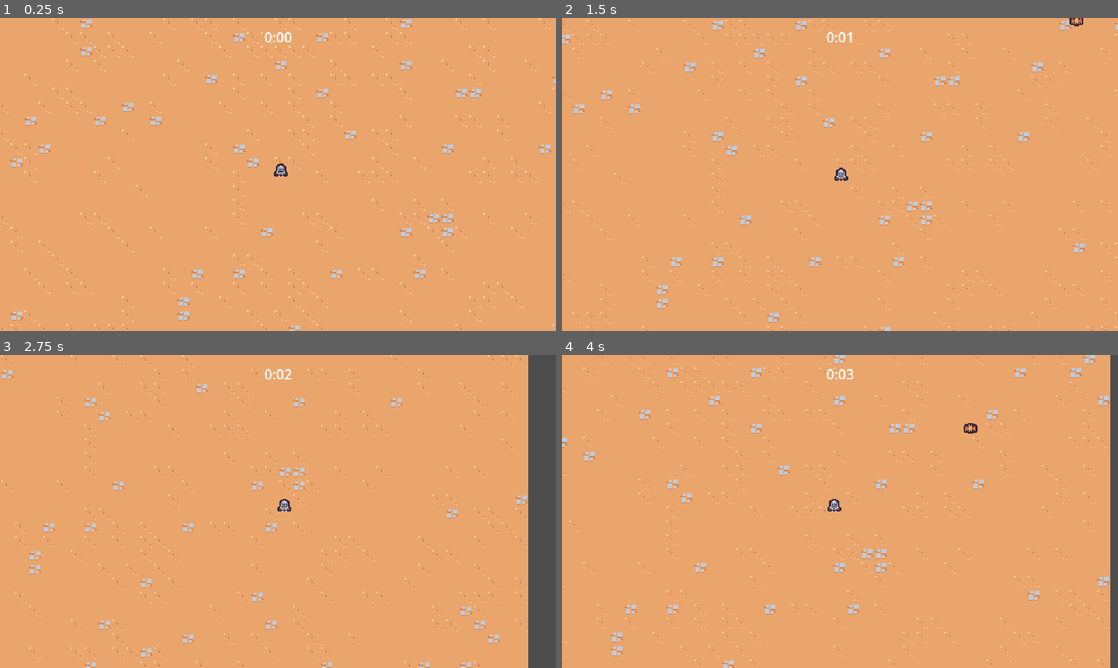
Above: before the commit, frames 1-4 (two rows, left to right).
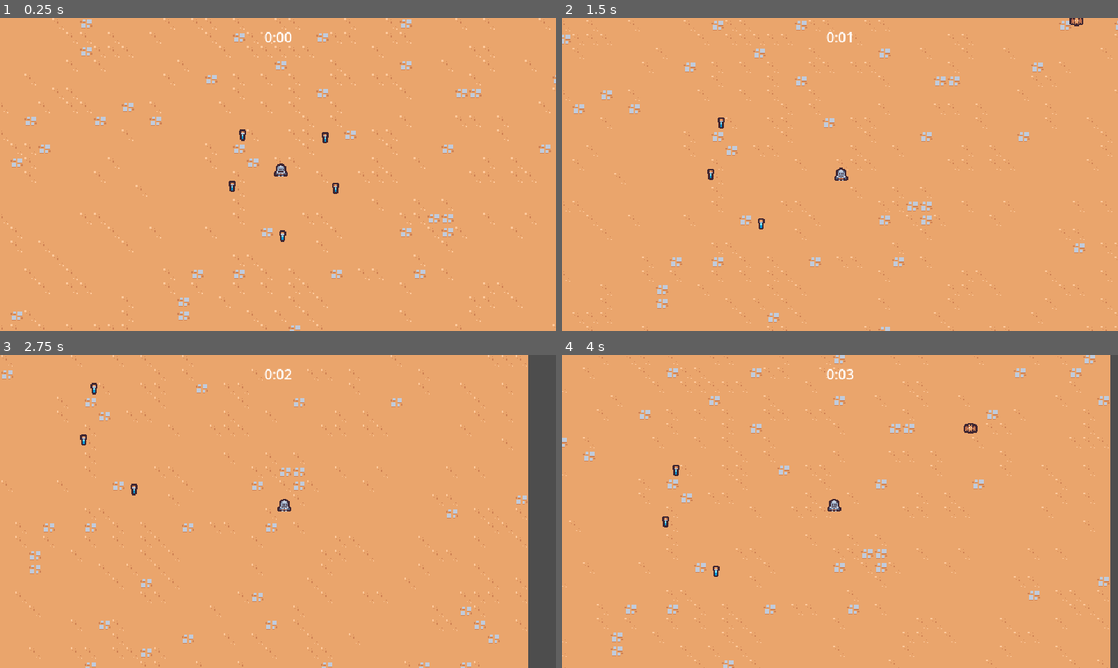
Above: after the commit, the same moments.

Repository: Osama-cs/GameDevPractise
Game: Godot game, scene res://scenes/main/main.tscn
Two runs of this game, one before a commit and one after it. Both use one fixed random seed, a clock stepped at 60 frames per second and the inputs below.
Inputs:
- Up to frame 1 (0.25 s): no input
- Up to frame 2 (1.5 s): hold D (move_right) 0.53-1.28 s; hold S (move_down) from 1.28 s (still down)
- Up to frame 3 (2.75 s): release S (move_down) at 2.03 s; hold D (move_right) from 2.03 s (still down)
- Up to frame 4 (4 s): release D (move_right) at 2.78 s; hold W (move_up) 2.78-3.53 s; hold A (move_left) from 3.53 s (still down)

The runs differ from the first frame. In frame 1, 0.2% of the frame differs, in the area x 41-61%, y 35-72%; in frame 2, 0.1%; in frame 3, 0.1%; in frame 4, 0.1%.

Commit message:
Moved scenes around in the file directory and added experience pickups

Diff:
--- a/project.godot
+++ b/project.godot
@@ -60,6 +60,7 @@
 2d_physics/layer_2="Player"
 2d_physics/layer_3="Enemy"
 2d_physics/layer_4="EnemyCollision"
+2d_physics/layer_5="PlayerPickup"
 
 [rendering]
 
--- a/scenes/basic_enemy/basic_enemy.tscn
+++ b/scenes/game_object/basic_enemy/basic_enemy.tscn
@@ -1,7 +1,7 @@
 [gd_scene load_steps=5 format=3 uid="uid://demfmrdh6vcnj"]
 
-[ext_resource type="Texture2D" uid="uid://dct10bdhv4jdo" path="res://scenes/basic_enemy/basic_enemy.png" id="1_3ukm1"]
-[ext_resource type="Script" path="res://scenes/basic_enemy/basic_enemy.gd" id="1_qme3c"]
+[ext_resource type="Texture2D" uid="uid://dct10bdhv4jdo" path="res://scenes/game_object/basic_enemy/basic_enemy.png" id="1_3ukm1"]
+[ext_resource type="Script" path="res://scenes/game_object/basic_enemy/basic_enemy.gd" id="1_qme3c"]
 
 [sub_resource type="CircleShape2D" id="CircleShape2D_lyvr0"]
 radius = 12.0
--- /dev/null
+++ b/scenes/game_object/experience_vial/Area2D.gd
@@ -0,0 +1,8 @@
+extends Node2D
+
+func _ready():
+	$Area2D.area_entered.connect(on_area_entered)
+
+
+func on_area_entered(other_area: Area2D):
+	queue_free()
--- /dev/null
+++ b/scenes/game_object/experience_vial/experience_vial.gd
@@ -0,0 +1,9 @@
+extends Node2D
+
+
+func _ready():
+	$Area2D.area_entered.connect(on_area_entered)
+
+
+func on_area_entered(other_area: Area2D):
+	queue_free()
--- /dev/null
+++ b/scenes/game_object/experience_vial/experience_vial.tscn
@@ -0,0 +1,20 @@
+[gd_scene load_steps=4 format=3 uid="uid://bqj5eio2pacht"]
+
+[ext_resource type="Script" path="res://scenes/game_object/experience_vial/experience_vial.gd" id="1_dem3y"]
+[ext_resource type="Texture2D" uid="uid://fvmlri06g0hm" path="res://scenes/game_object/experience_vial/experience_vial.png" id="1_nxqn5"]
+
+[sub_resource type="CircleShape2D" id="CircleShape2D_fgdkg"]
+radius = 16.0
+
+[node name="ExperienceVial" type="Node2D"]
+script = ExtResource("1_dem3y")
+
+[node name="Area2D" type="Area2D" parent="."]
+collision_layer = 0
+collision_mask = 16
+
+[node name="CollisionShape2D" type="CollisionShape2D" parent="Area2D"]
+shape = SubResource("CircleShape2D_fgdkg")
+
+[node name="Sprite2D" type="Sprite2D" parent="."]
+texture = ExtResource("1_nxqn5")
--- a/scenes/game_camera/game_camera.tscn
+++ b/scenes/game_object/game_camera/game_camera.tscn
@@ -1,6 +1,6 @@
 [gd_scene load_steps=2 format=3 uid="uid://d1eawtlu502o4"]
 
-[ext_resource type="Script" path="res://scenes/game_camera/game_camera.gd" id="1_p1ypg"]
+[ext_resource type="Script" path="res://scenes/game_object/game_camera/game_camera.gd" id="1_p1ypg"]
 
 [node name="GameCamera" type="Camera2D"]
 script = ExtResource("1_p1ypg")
--- a/scenes/player/player.tscn
+++ b/scenes/game_object/player/player.tscn
@@ -1,8 +1,11 @@
-[gd_scene load_steps=5 format=3 uid="uid://c3q5cynrnbp2l"]
+[gd_scene load_steps=6 format=3 uid="uid://c3q5cynrnbp2l"]
 
-[ext_resource type="Script" path="res://scenes/player/player.gd" id="1_ldp3v"]
-[ext_resource type="Texture2D" uid="uid://gobgcb5f448g" path="res://scenes/player/player.png" id="2_jb81w"]
+[ext_resource type="Script" path="res://scenes/game_object/player/player.gd" id="1_ldp3v"]
+[ext_resource type="Texture2D" uid="uid://gobgcb5f448g" path="res://scenes/game_object/player/player.png" id="2_jb81w"]
 [ext_resource type="PackedScene" uid="uid://dssq1ky1p5cq5" path="res://scenes/ability/sword_ability_controller/sword_ability_controller.tscn" id="2_rr18a"]
+
+[sub_resource type="CircleShape2D" id="CircleShape2D_ihlcg"]
+radius = 32.0
 
 [sub_resource type="CircleShape2D" id="CircleShape2D_yqqom"]
 radius = 5.0
@@ -16,6 +19,14 @@
 
 [node name="SwordAbilityController" parent="AbilityManager" instance=ExtResource("2_rr18a")]
 
+[node name="Area2D" type="Area2D" parent="."]
+position = Vector2(-1, -5)
+collision_layer = 16
+collision_mask = 0
+
+[node name="CollisionShape2D" type="CollisionShape2D" parent="Area2D"]
+shape = SubResource("CircleShape2D_ihlcg")
+
 [node name="Sprite2D" type="Sprite2D" parent="."]
 texture = ExtResource("2_jb81w")
 offset = Vector2(0, -8)
--- a/scenes/main/main.tscn
+++ b/scenes/main/main.tscn
@@ -1,11 +1,12 @@
-[gd_scene load_steps=7 format=3 uid="uid://cfndut0mwrdfj"]
+[gd_scene load_steps=8 format=3 uid="uid://cfndut0mwrdfj"]
 
 [ext_resource type="PackedScene" uid="uid://b3ba7d4pn4rrv" path="res://scenes/manager/enemy_manager.tscn" id="1_74gbx"]
-[ext_resource type="PackedScene" uid="uid://c3q5cynrnbp2l" path="res://scenes/player/player.tscn" id="1_8164m"]
-[ext_resource type="PackedScene" uid="uid://d1eawtlu502o4" path="res://scenes/game_camera/game_camera.tscn" id="1_d6rrq"]
+[ext_resource type="PackedScene" uid="uid://c3q5cynrnbp2l" path="res://scenes/game_object/player/player.tscn" id="1_8164m"]
+[ext_resource type="PackedScene" uid="uid://d1eawtlu502o4" path="res://scenes/game_object/game_camera/game_camera.tscn" id="1_d6rrq"]
 [ext_resource type="PackedScene" uid="uid://drsy3kbf1b53g" path="res://scenes/ui/arena_time_ui.tscn" id="1_kmv2a"]
 [ext_resource type="TileSet" uid="uid://b2ataupoqyh0l" path="res://resources/tileset.tres" id="1_q3652"]
 [ext_resource type="PackedScene" uid="uid://cckkoltiy25el" path="res://scenes/manager/arena_time_manager.tscn" id="2_574pi"]
+[ext_resource type="PackedScene" uid="uid://bqj5eio2pacht" path="res://scenes/game_object/experience_vial/experience_vial.tscn" id="7_pqho8"]
 
 [node name="Main" type="Node"]
 
@@ -26,3 +27,18 @@
 
 [node name="Player" parent="." instance=ExtResource("1_8164m")]
 position = Vector2(470, 332)
+
+[node name="ExperienceVial" parent="." instance=ExtResource("7_pqho8")]
+position = Vector2(414, 343)
+
+[node name="ExperienceVial2" parent="." instance=ExtResource("7_pqho8")]
+position = Vector2(426, 284)
+
+[node name="ExperienceVial3" parent="." instance=ExtResource("7_pqho8")]
+position = Vector2(521, 287)
+
+[node name="ExperienceVial4" parent="." instance=ExtResource("7_pqho8")]
+position = Vector2(533, 345)
+
+[node name="ExperienceVial5" parent="." instance=ExtResource("7_pqho8")]
+position = Vector2(472, 400)
--- a/scenes/manager/enemy_manager.tscn
+++ b/scenes/manager/enemy_manager.tscn
@@ -1,7 +1,7 @@
 [gd_scene load_steps=3 format=3 uid="uid://b3ba7d4pn4rrv"]
 
 [ext_resource type="Script" path="res://scenes/manager/enemy_manager.gd" id="1_p3xw2"]
-[ext_resource type="PackedScene" uid="uid://demfmrdh6vcnj" path="res://scenes/basic_enemy/basic_enemy.tscn" id="2_tc08l"]
+[ext_resource type="PackedScene" uid="uid://demfmrdh6vcnj" path="res://scenes/game_object/basic_enemy/basic_enemy.tscn" id="2_tc08l"]
 
 [node name="EnemyManager" type="Node"]
 script = ExtResource("1_p3xw2")
Renamed: scenes/basic_enemy/basic_enemy.gd -> scenes/game_object/basic_enemy/basic_enemy.gd
Renamed: scenes/basic_enemy/basic_enemy.png -> scenes/game_object/basic_enemy/basic_enemy.png
Not shown, added: scenes/game_object/basic_enemy/basic_enemy.png.import
Binary file added: scenes/game_object/experience_vial/experience_vial.png
Not shown, changed: scenes/game_object/experience_vial/experience_vial.png.import
Renamed: scenes/game_camera/game_camera.gd -> scenes/game_object/game_camera/game_camera.gd
Renamed: scenes/player/player.gd -> scenes/game_object/player/player.gd
Renamed: scenes/player/player.png -> scenes/game_object/player/player.png
Not shown, changed: scenes/game_object/player/player.png.import
